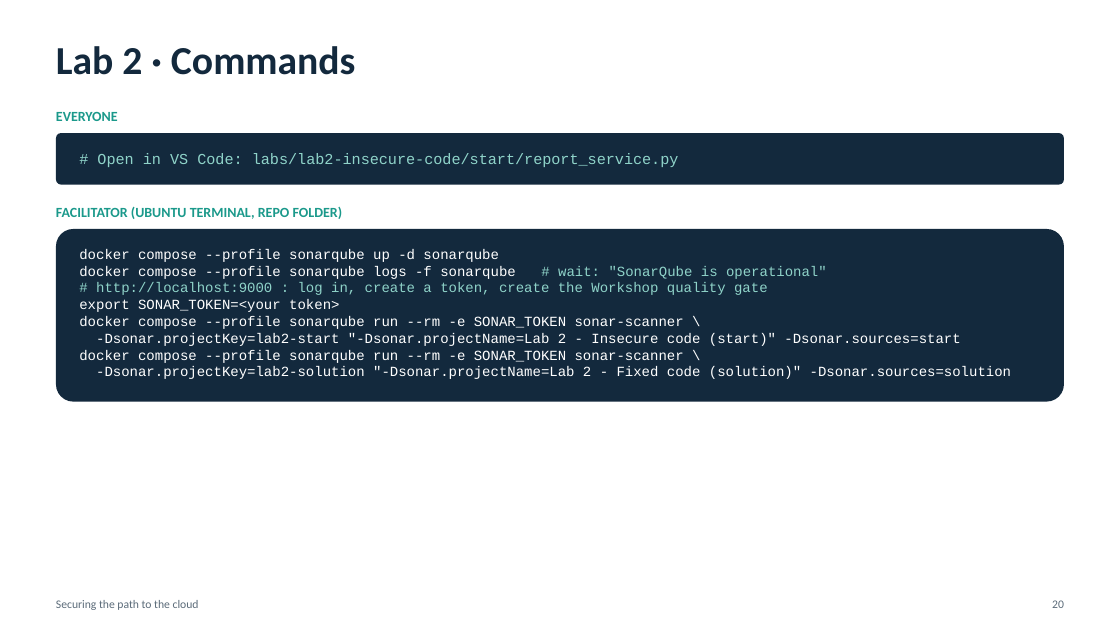
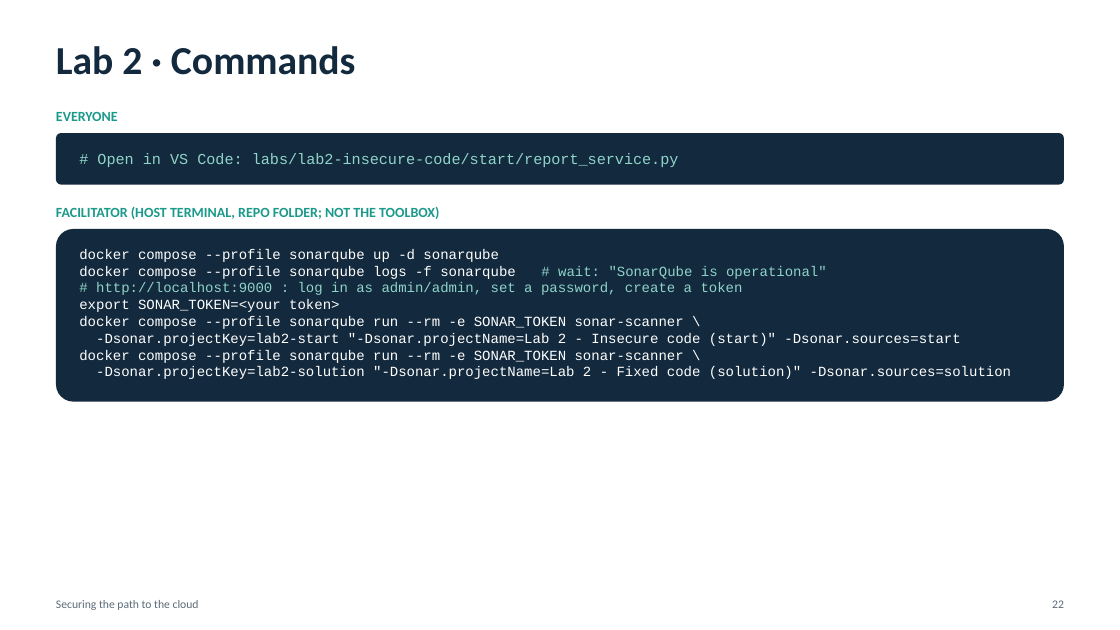
Before and after one commit to PrathameshChopade/MIT-Cloud-Demo, a slide deck: slide 22 of presentation/Securing-the-Path-to-the-Cloud.pptx (slide 20 before the commit). Drawn at 1120x630 pixels with LibreOffice and Linux fonts; fonts in the diff are those of the drawing. Boxes give left, top, right and bottom in pixels: in the first picture for what was removed or moved away, otherwise in the second. Text is boxed around its words. In the diff, an @@ line names an element or a change of style, - is before the commit and + after.

Commit message:
Deck: assumptions and ground rules, get-the-kit slide with QR code, Lab 2 without the quality gate

```diff
--- a/presentation/Securing-the-Path-to-the-Cloud.pptx
+++ b/presentation/Securing-the-Path-to-the-Cloud.pptx
@@ text at <box>56,207,439,219</box>: text changed @@
-FACILITATOR (UBUNTU TERMINAL, REPO FOLDER)
+FACILITATOR (HOST TERMINAL, REPO FOLDER; NOT THE TOOLBOX)
@@ text at <box>96,282,743,295</box>: text changed @@
-# http://localhost:9000 : log in, create a token, create the Workshop quality gate
+# http://localhost:9000 : log in as admin/admin, set a password, create a token
@@ text at <box>1052,600,1064,608</box>: text changed @@
-20
+22
```
Also in this commit, not shown: 23 other slides changed, 2 slides added.
